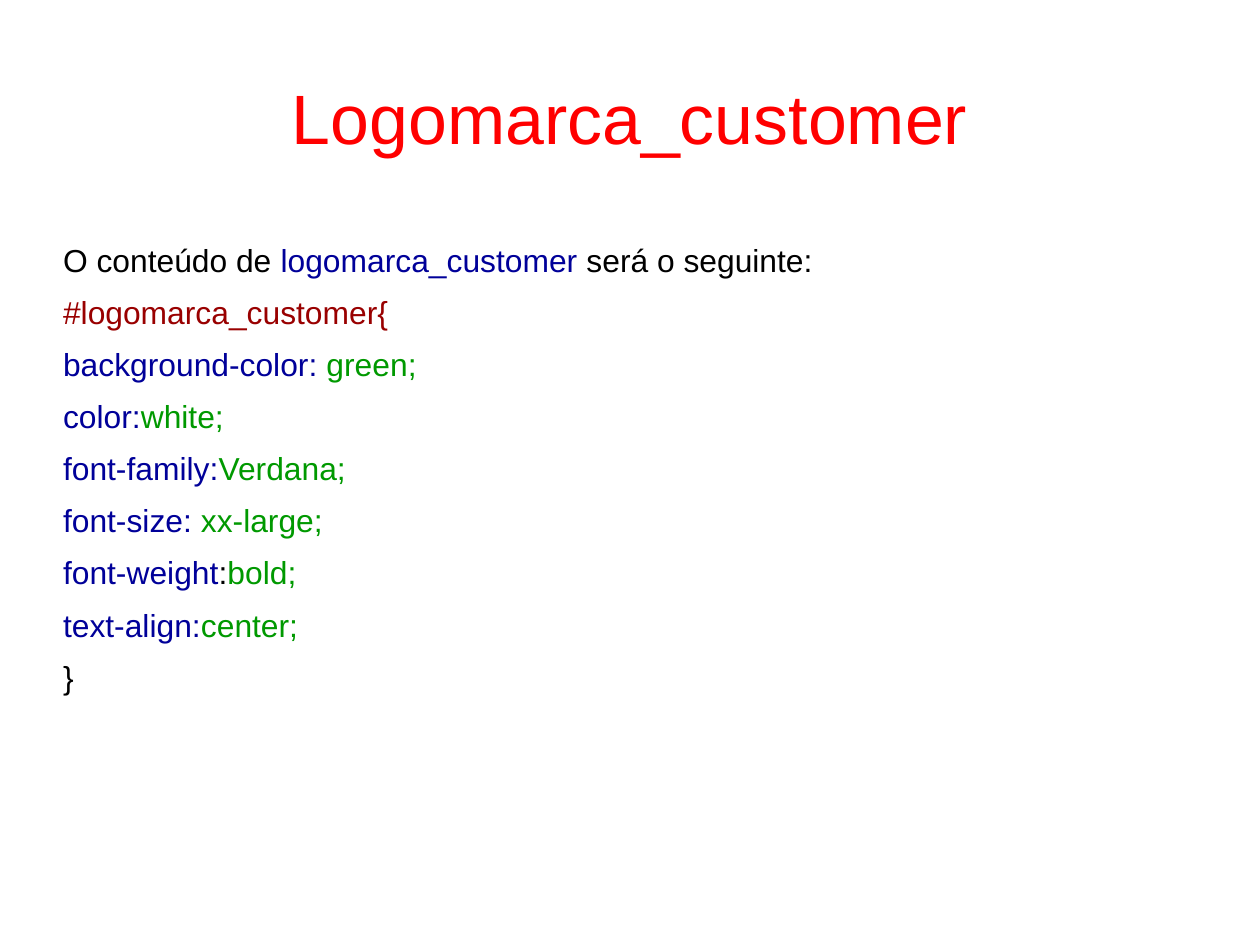
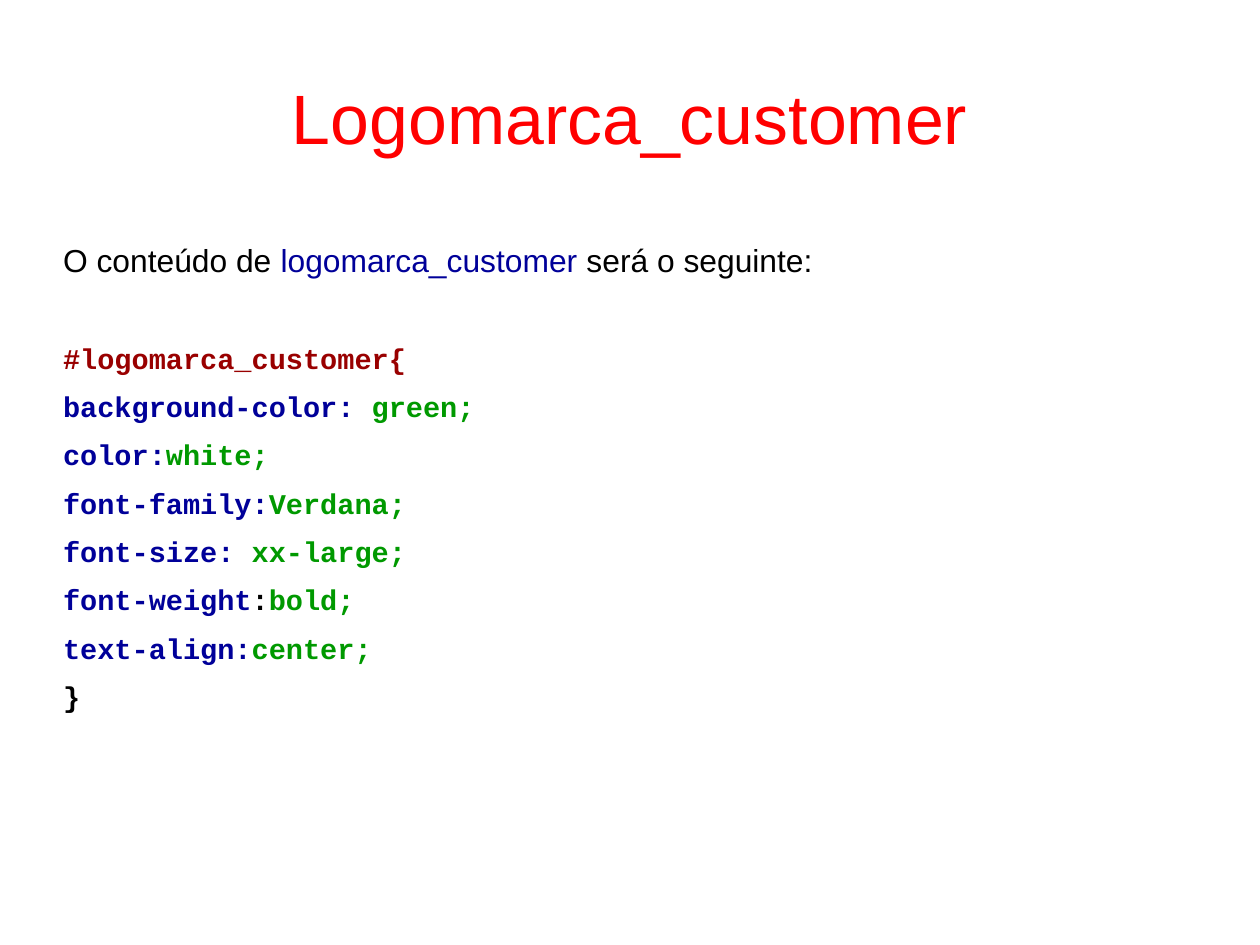
Before and after one commit to fgsl/lojasacme, a slide deck: slide 38 of docs/tutorial.odp. Drawn at 1260x945 pixels with LibreOffice and Linux fonts; fonts in the diff are those of the drawing. Boxes give left, top, right and bottom in pixels: in the first picture for what was removed or moved away, otherwise in the second. Text is boxed around its words. In the diff, an @@ line names an element or a change of style, - is before the commit and + after.

```diff
--- a/docs/tutorial.odp
+++ b/docs/tutorial.odp
@@ text at (x1=63, y1=349, x2=475, y2=665): size 20 to 18 pt, font Arial to Courier New, bold on in "#logomarca_customer{", "background-color: green;", "color:white;", "font-family:Verdana;" and 4 more places @@
```
Also in this commit, not shown: 19 other slides changed, 18 slides added.
